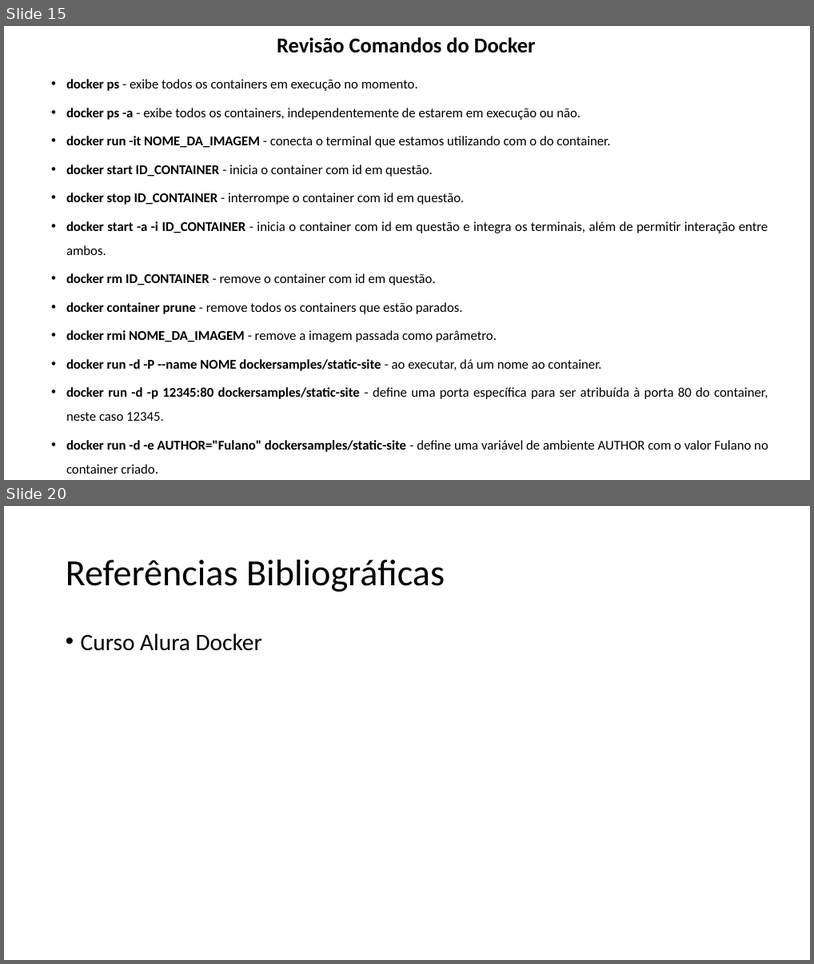
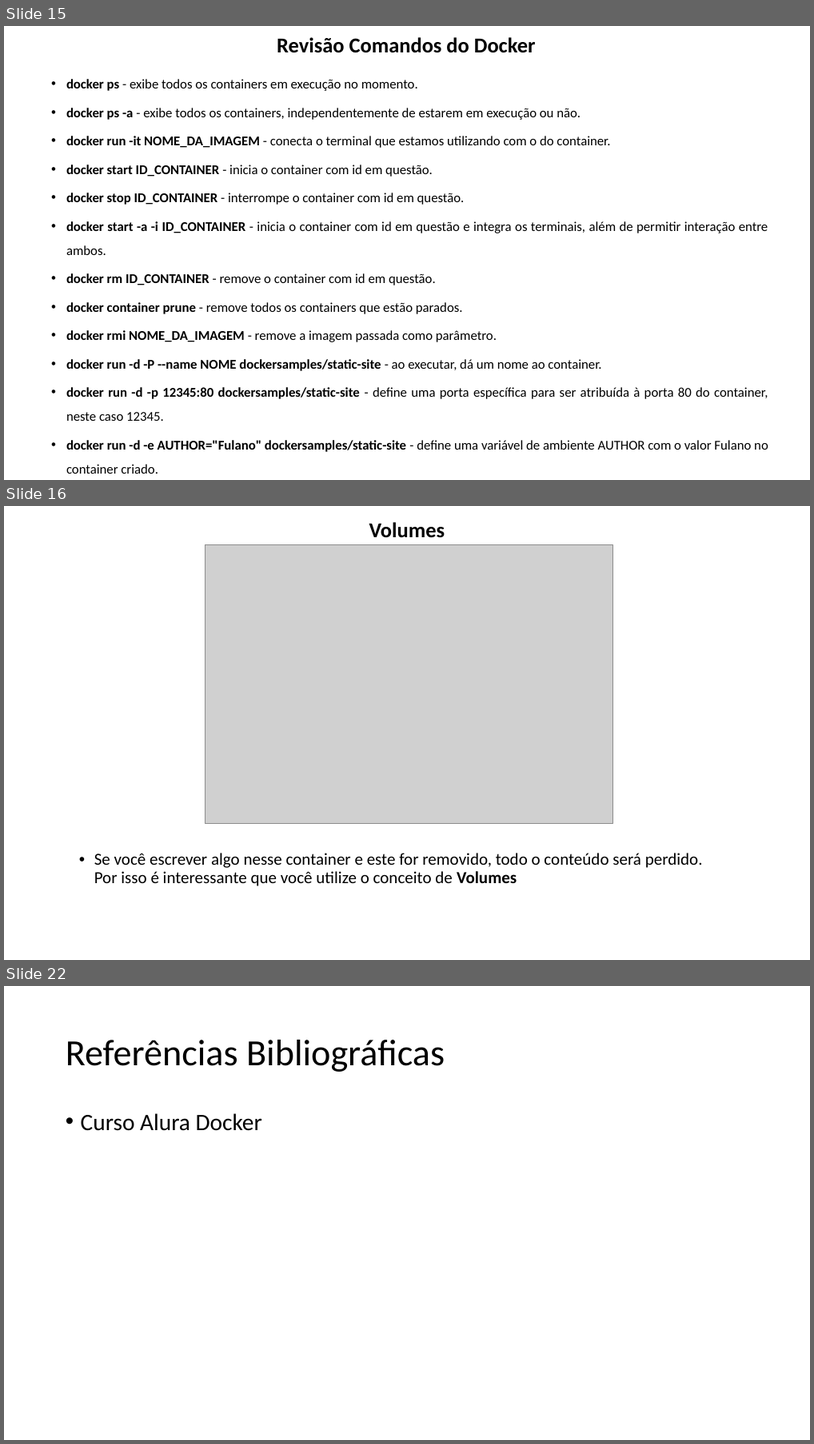
Before and after one commit to lacsousa/learning-docker, a slide deck: docs/docker-resumo.pptx. Shown one above the other, each under a label of ours: slides 15 and 20 before the commit, slides 15, 16 and 22 after it; the slides between them are not shown. The pictures are 814x964 and 814x1444 pixels, drawn with LibreOffice and Linux fonts; fonts in the diff are those of the drawing; grey boxes stand for pictures. Boxes give left, top, right and bottom in pixels: in the first picture for what was removed or moved away, otherwise in the second. Text is boxed around its words. In the diff, an @@ line names an element or a change of style, - is before the commit and + after.

Commit message:
Adicionando conceitos de Volumes

```diff
--- a/docs/docker-resumo.pptx
+++ b/docs/docker-resumo.pptx
@@ slide 16 added at <box>4,506,810,960</box>, background #FFFFFF @@
@@ title added at <box>370,522,446,538</box>, 25.2 pt, text #000000, bold @@
+Volumes
@@ picture added at <box>205,544,613,823</box> @@
@@ text added at <box>94,852,703,886</box>, 20 pt, text #000000 @@
+• Se você escrever algo nesse container e este for removido, todo o conteúdo será perdido. Por isso é interessante que você utilize o conceito de Volumes
@@ what was slide 20 is now slide 22 @@
```
Also in this commit, not shown: 2 other slides added, 1 slide removed.
